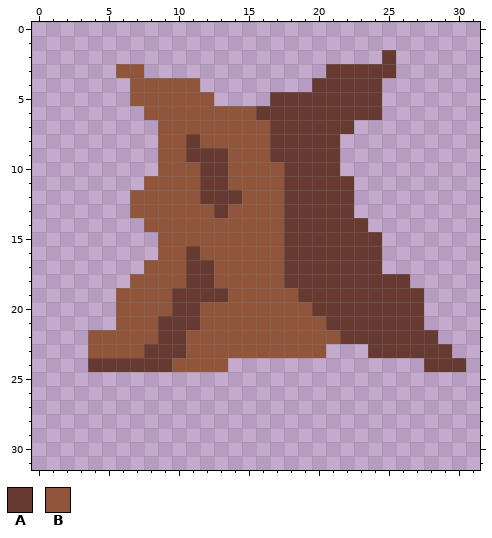
Two states of a pixel-art file, unorganisedAssets/Sprite-0003.aseprite. Above is the file before it was changed.
32x32 pixels, 1 frame.
Palette (. is transparent): A #663931  B #8f563b
Pixels before, first column x 4:
 2 .....................A.....
 3 ..BB.............AAAAA.....
 4 ...BBBBB........AAAAA......
 5 ...BBBBBB....AAAAAAAA......
 6 ....BBBBBBBBAAAAAAAAA......
 7 .....BBBBBBBBAAAAAA........
 8 .....BBABBBBBAAAAA.........
 9 .....BBAAABBBAAAAA.........
10 .....BBBAABBBBAAAA.........
11 ....BBBBAABBBBAAAAA........
12 ...BBBBBAAABBBAAAAA........
13 ...BBBBBBABBBBAAAAA........
14 ....BBBBBBBBBBAAAAAA.......
15 .....BBBBBBBBBAAAAAAA......
16 .....BBABBBBBBAAAAAAA......
17 ....BBBAABBBBBAAAAAAA......
18 ...BBBBAABBBBBAAAAAAAAA....
19 ..BBBBAAAABBBBBAAAAAAAAA...
20 ..BBBBAABBBBBBBBAAAAAAAA...
21 ..BBBAAABBBBBBBBBAAAAAAA...
22 BBBBBAABBBBBBBBBBBAAAAAAA..
23 BBBBAAABBBBBBBBBB...AAAAAA.
24 AAAAAABBBB..............AAA
Once edited:
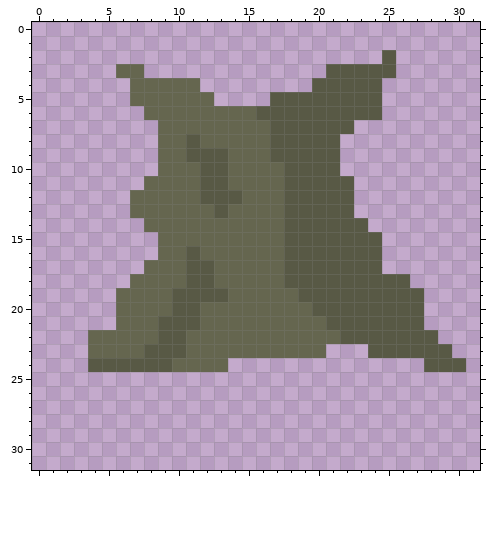
The exact change:
colour A: #663931 -> #585945
colour B: #8f563b -> #65664f
Where, in picture pixels (left, top, right, bottom), the same in both pictures:
changed: (88, 50, 466, 372)
